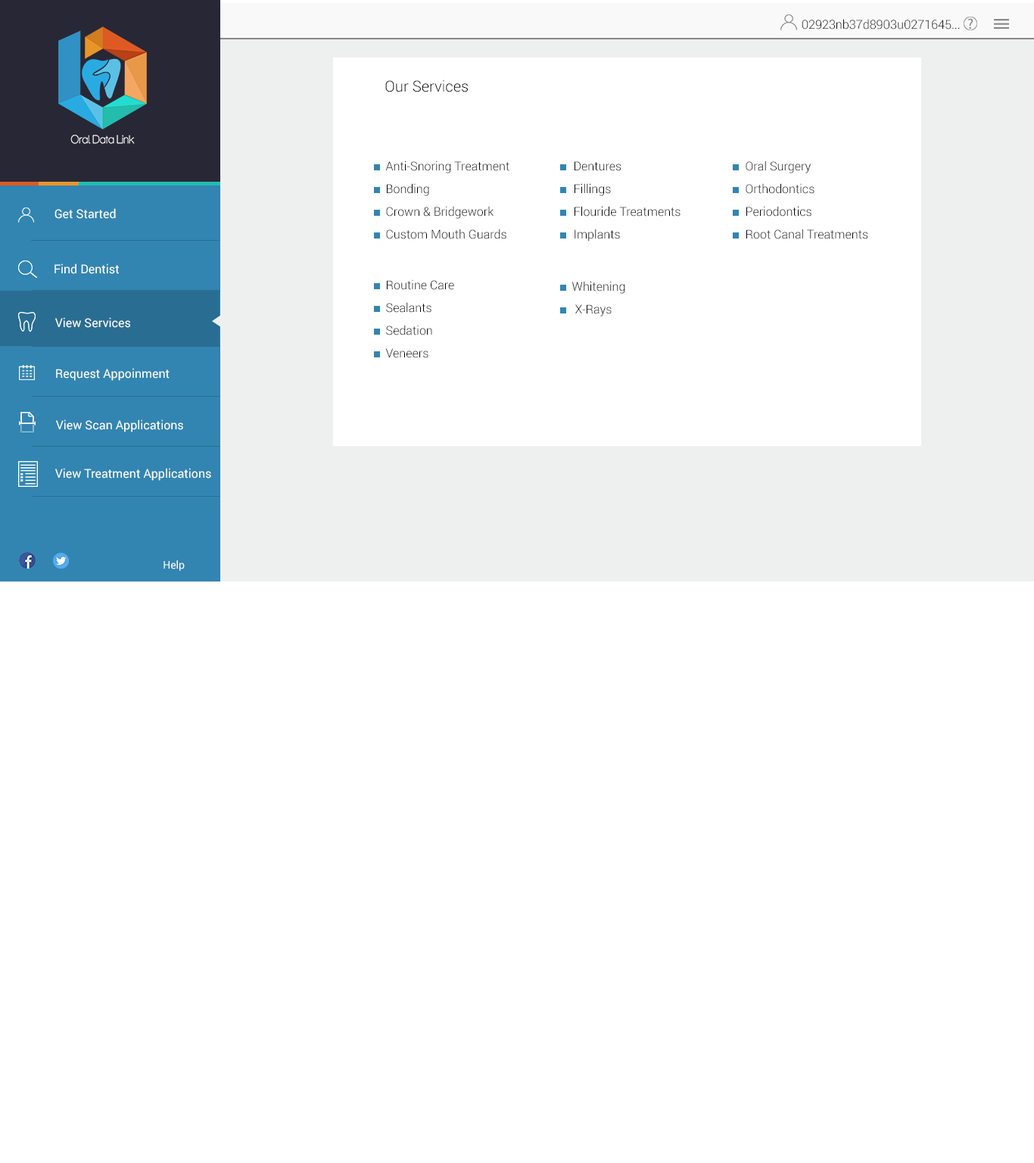
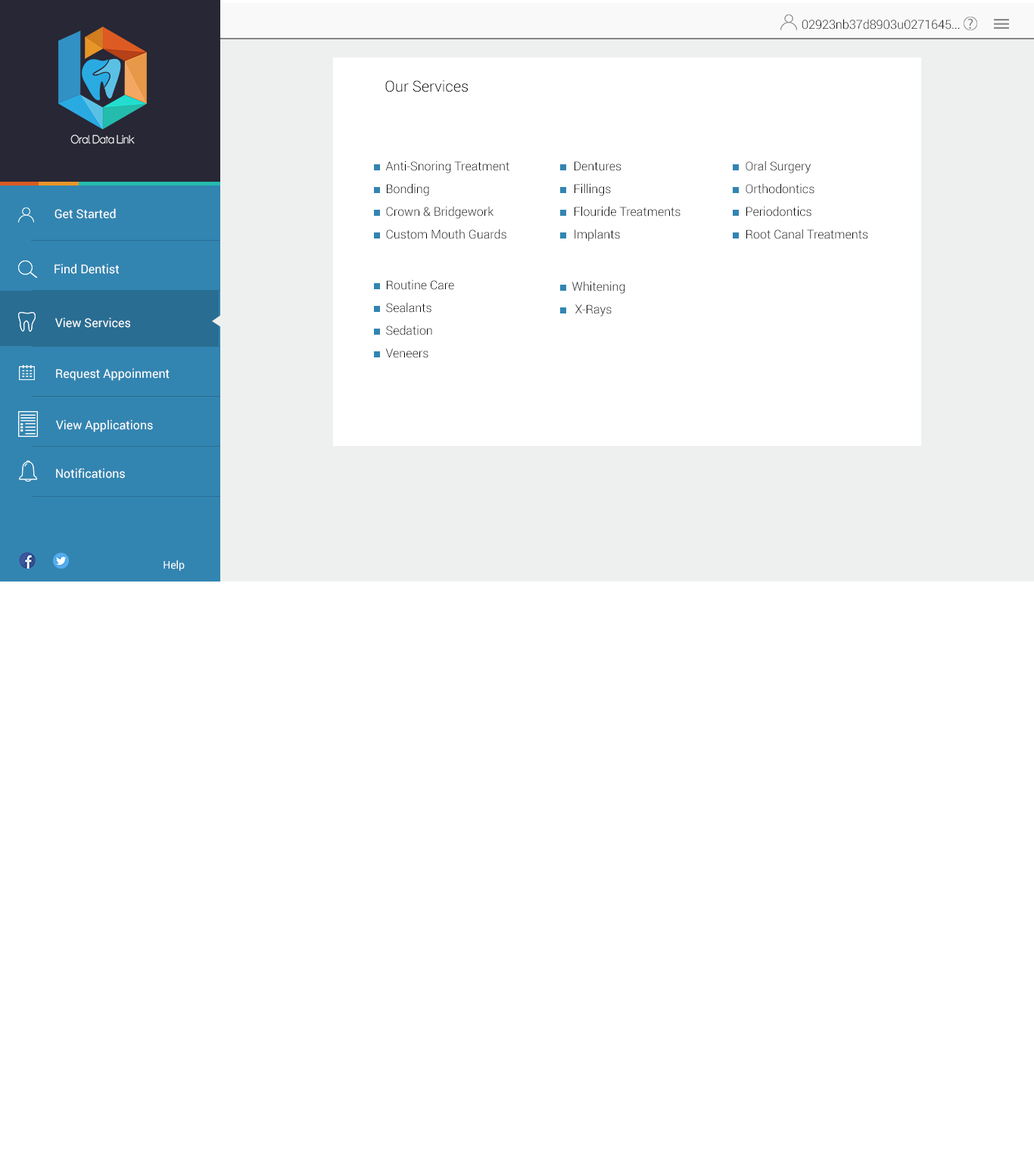
Comparing the layer stacks of the two 1034 x 1163 images. Changes:
renamed "appointment copy 3" to "application copy 12", moved it above "calendar copy 12", painted on it over [18, 411, 38, 437]
renamed "application copy 3" to "notifications copy 9", moved it above "Notifications copy 9", painted on it over [18, 460, 38, 487]
renamed "View Treatment Applications copy 3" to "Notifications copy 9", moved it above "View Applications copy 9", painted on it over [55, 468, 212, 481]
renamed "View Scan Applications copy 3" to "View Applications copy 9", moved it above "Rectangle 5 copy 33", painted on it over [84, 419, 184, 433]
renamed "Rectangle 6 copy 3" to "Rectangle 6 copy 12", painted on it over [218, 290, 220, 347]
